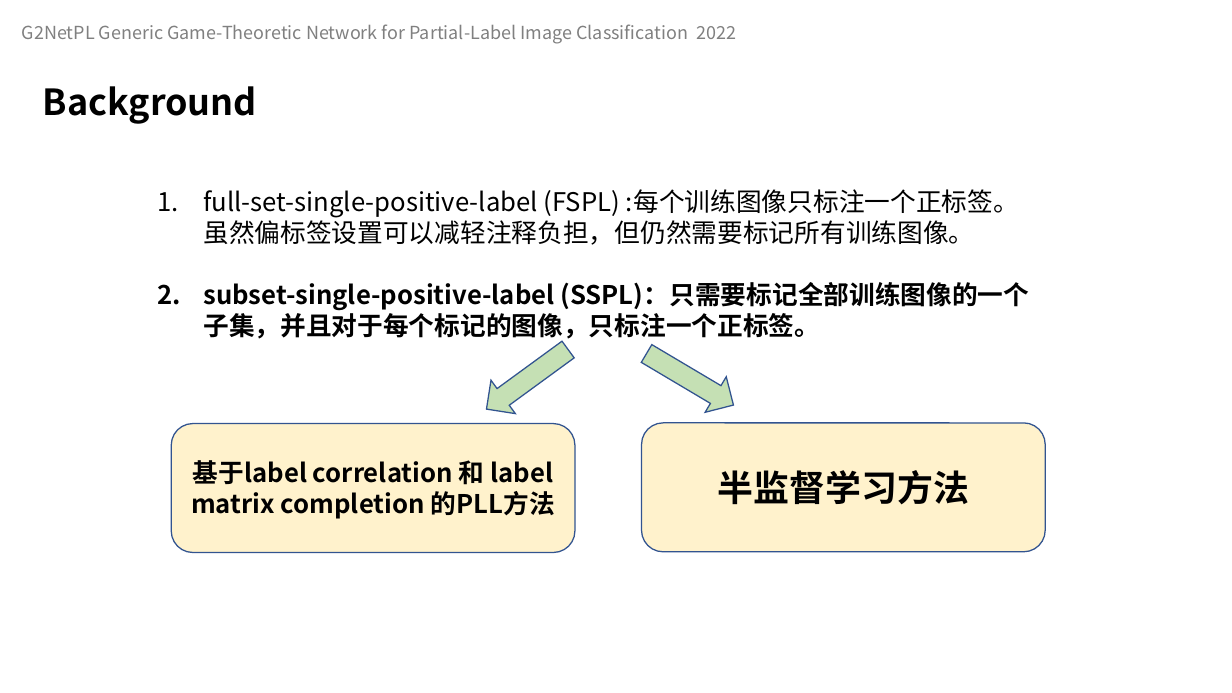
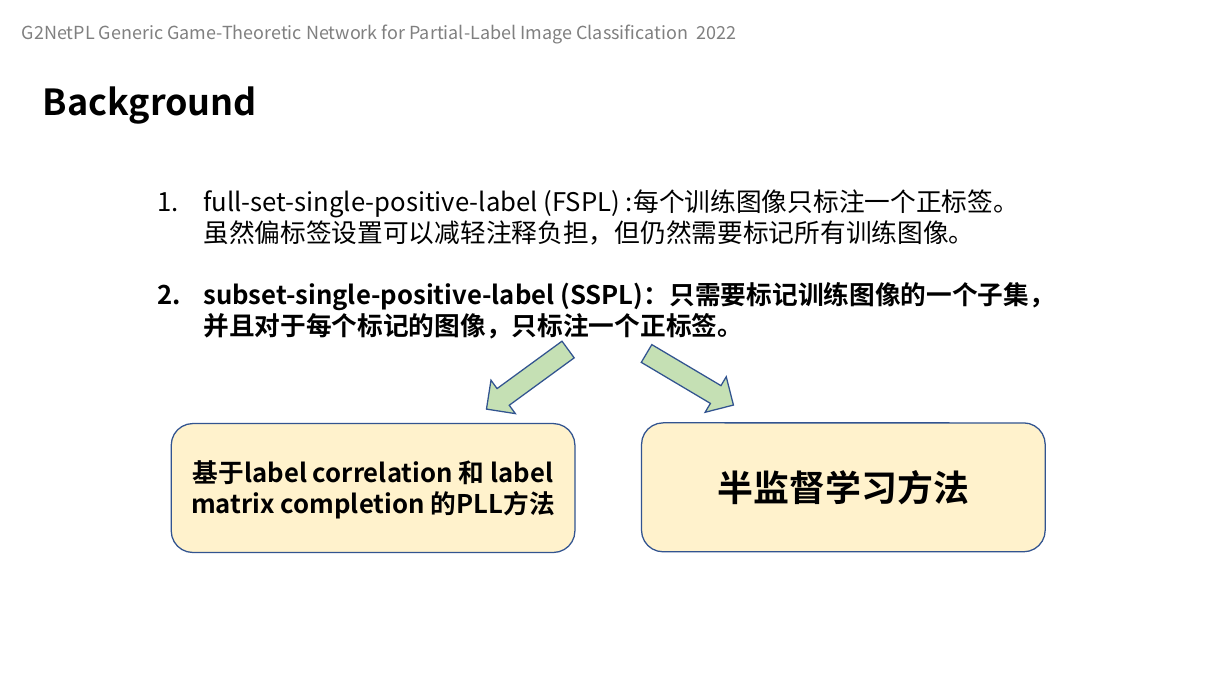
Before and after one commit to celeste-lingshi/Celeste, a slide deck: slide 2 of 汇报/11.12组会 项桂巳雨.pptx. Drawn at 1232x693 pixels with LibreOffice and Linux fonts; fonts in the diff are those of the drawing. Boxes give left, top, right and bottom in pixels: in the first picture for what was removed or moved away, otherwise in the second. Text is boxed around its words. In the diff, an @@ line names an element or a change of style, - is before the commit and + after.

```diff
--- a/汇报/11.12组会 项桂巳雨.pptx
+++ b/汇报/11.12组会 项桂巳雨.pptx
@@ text at (203,282,1055,341): text changed @@
-2. subset-single-positive-label (SSPL)：只需要标记全部训练图像的一个子集，并且对于每个标记的图像，只标注一个正标签。
+2. subset-single-positive-label (SSPL)：只需要标记训练图像的一个子集，并且对于每个标记的图像，只标注一个正标签。
```
Also in this commit, not shown: 2 other slides changed, 7 slides added, 2 other files.
